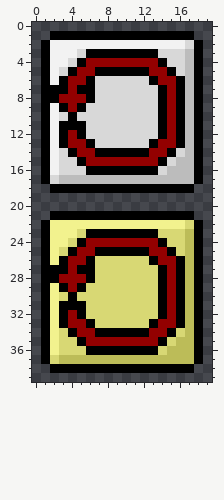
One commit to this pixel-art sprite: FreeSims/FreeSimsContent/Gui/HumanMaker/ResetButton.png. Above is the file before it was changed.
The file is 40x80 pixels, drawn in blocks of 2x2; one block is one cell here.
New version:
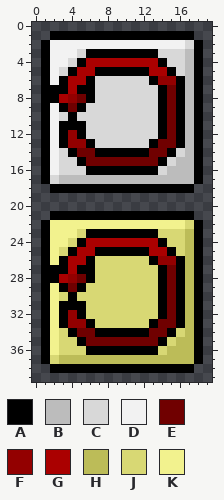
Palette (. is transparent): A #000000  B #bcbcbc  C #d8d8d8  D #f2f2f2  E #700000  F #930000  G #aa0000  H #bcbc58  J #d8d874  K #f2f28e
Commit message: new random button in human maker some graphics has been updated too
What changed:
{"y":4,"x":6,"old":"FFFFFFFF","new":"GGGGGGGG"}
{"y":5,"x":5,"old":"FF","new":"GG"}
{"y":5,"x":13,"old":"FF","new":"GG"}
{"y":6,"x":4,"old":"FF","new":"GG"}
{"y":7,"x":4,"old":"F","new":"G"}
{"y":7,"x":15,"old":"F","new":"E"}
{"y":8,"x":3,"old":"F","new":"G"}
{"y":8,"x":5,"old":"F","new":"E"}
{"y":8,"x":15,"old":"F","new":"E"}
{"y":9,"x":4,"old":"F","new":"E"}
{"y":9,"x":15,"old":"F","new":"E"}
{"y":10,"x":15,"old":"F","new":"E"}
{"y":11,"x":15,"old":"F","new":"E"}
{"y":12,"x":15,"old":"F","new":"E"}
{"y":13,"x":14,"old":"FF","new":"EE"}
{"y":14,"x":5,"old":"FF","new":"EE"}
{"y":14,"x":13,"old":"FF","new":"EE"}
{"y":15,"x":6,"old":"FFFFFFFF","new":"EEEEEEEE"}
{"y":24,"x":6,"old":"FFFFFFFF","new":"GGGGGGGG"}
{"y":25,"x":5,"old":"FF","new":"GG"}
{"y":25,"x":13,"old":"FF","new":"GG"}
{"y":26,"x":4,"old":"FF","new":"GG"}
{"y":27,"x":4,"old":"F","new":"G"}
{"y":27,"x":15,"old":"F","new":"E"}
{"y":28,"x":3,"old":"F","new":"G"}
{"y":28,"x":5,"old":"F","new":"E"}
{"y":28,"x":15,"old":"F","new":"E"}
{"y":29,"x":4,"old":"F","new":"E"}
{"y":29,"x":15,"old":"F","new":"E"}
{"y":30,"x":15,"old":"F","new":"E"}
{"y":31,"x":15,"old":"F","new":"E"}
{"y":32,"x":15,"old":"F","new":"E"}
{"y":33,"x":14,"old":"FF","new":"EE"}
{"y":34,"x":5,"old":"FF","new":"EE"}
{"y":34,"x":13,"old":"FF","new":"EE"}
{"y":35,"x":6,"old":"FFFFFFFF","new":"EEEEEEEE"}
{"label":"changed","picture_box":[59,58,176,166]}
{"label":"changed","picture_box":[59,238,176,346]}
